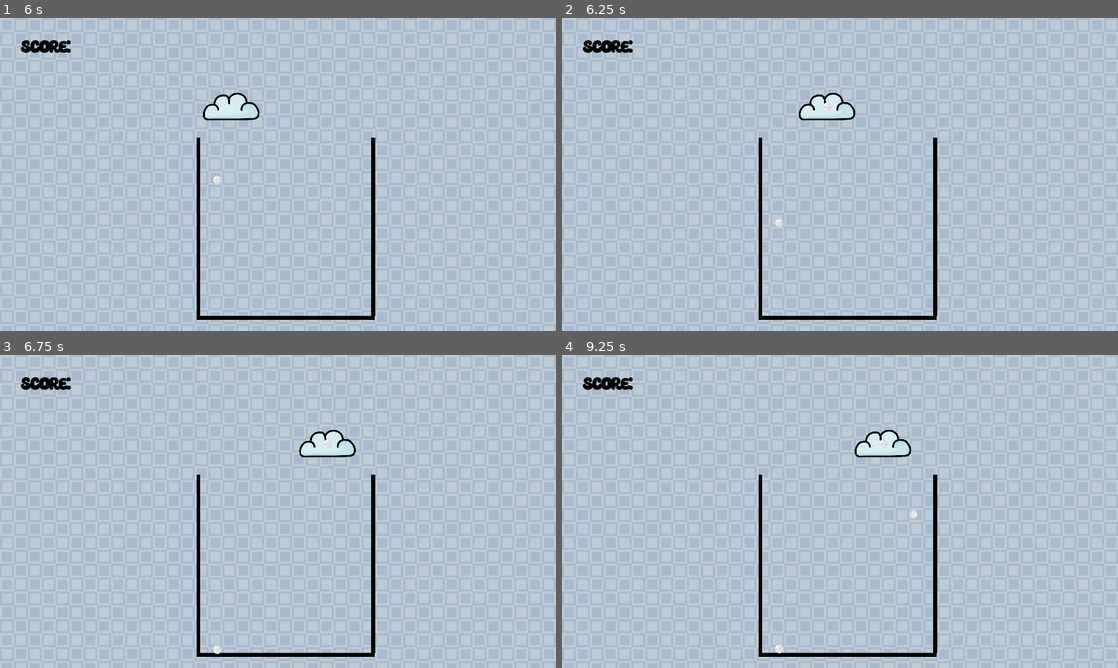
Above: before the commit, frames 1-4 (two rows, left to right).
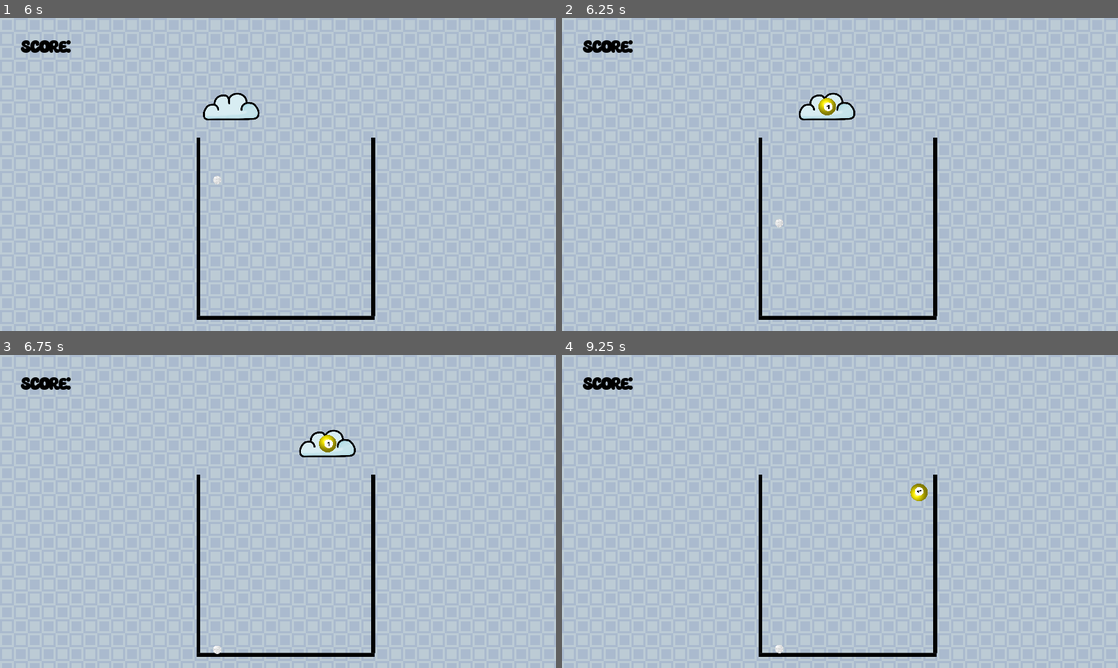
Above: after the commit, the same moments.

Repository: andreashsy/watermelon-game-godot
Game: Godot game, scene res://Main.tscn
Two runs of this game, one before a commit and one after it. Both use one fixed random seed, a clock stepped at 60 frames per second and the inputs below.
Inputs:
- Up to frame 1 (6 s): tap Enter at 0.5, 3.5, 5.75 s; hold Right (ui_right) 0.53-1.28 s; hold Down (ui_down) 1.28-2.03 s; hold Right (ui_right) 2.03-2.78 s; tap Space at 2.75, 5 s; hold Up (ui_up) 2.78-3.53 s; hold Left (ui_left) 3.53-5.03 s; hold Down (ui_down) 5.03-5.78 s; hold Right (ui_right) from 5.78 s (still down)
- Up to frame 2 (6.25 s): keep holding Right (ui_right)
- Up to frame 3 (6.75 s): release Right (ui_right) at 6.53 s; hold Up (ui_up) from 6.53 s (still down)
- Up to frame 4 (9.25 s): release Up (ui_up) at 7.28 s; hold Right (ui_right) 7.28-8.03 s; tap Space at 8 s; hold Down (ui_down) 8.03-8.78 s; hold Left (ui_left) from 8.78 s (still down)

Frame 1 is identical in both runs. In frame 2, 0.1% of the frame differs, in the area x 46-50%, y 25-32%; in frame 3, 0.1%; in frame 4, 0.8%, in the area x 52-66%, y 23-53%.

Commit message:
randomly generate 1 of 4 balls

Diff:
--- a/Cloud.gd
+++ b/Cloud.gd
@@ -1,6 +1,9 @@
 extends KinematicBody2D
 
 var golf = preload("res://BallScenes/GolfBall.tscn")
+var tennis = preload("res://BallScenes/TennisBall.tscn")
+var pool = preload("res://BallScenes/PoolBall.tscn")
+var base = preload("res://BallScenes/BaseBall.tscn")
 var velocity = Vector2.ZERO
 
 # Called when the node enters the scene tree for the first time.
@@ -19,15 +22,19 @@
 	position.x = clamp(position.x, 500, 850)
 
 	if Input.is_action_just_pressed("ui_up"):
-		generate_circle()
+		generate_ball()
 
 	if Input.is_action_just_pressed("ui_down"):
 		release_circle()
 
 
-func generate_circle():
+func generate_ball():
 	if get_child_count() == 2:
-		var obj_instance = golf.instance()
+		randomize()
+		var balls = [golf, tennis, pool, base]
+		var random_ball = balls[randi()%balls.size()]
+
+		var obj_instance = random_ball.instance()
 		obj_instance.get_node("RigidBody2D").mode = RigidBody2D.MODE_STATIC
 		add_child(obj_instance)
 
--- a/Main.gd
+++ b/Main.gd
@@ -72,7 +72,7 @@
 func _on_TimerActivateNoTouchZone_timeout():
 	print('Reactivating NTZ...')
 	$NoTouchZone.monitoring = true
-	$Cloud.generate_circle()
+	$Cloud.generate_ball()
 
 func _on_NoTouchZone_body_entered(_body:Node):
 	print("Game over")
